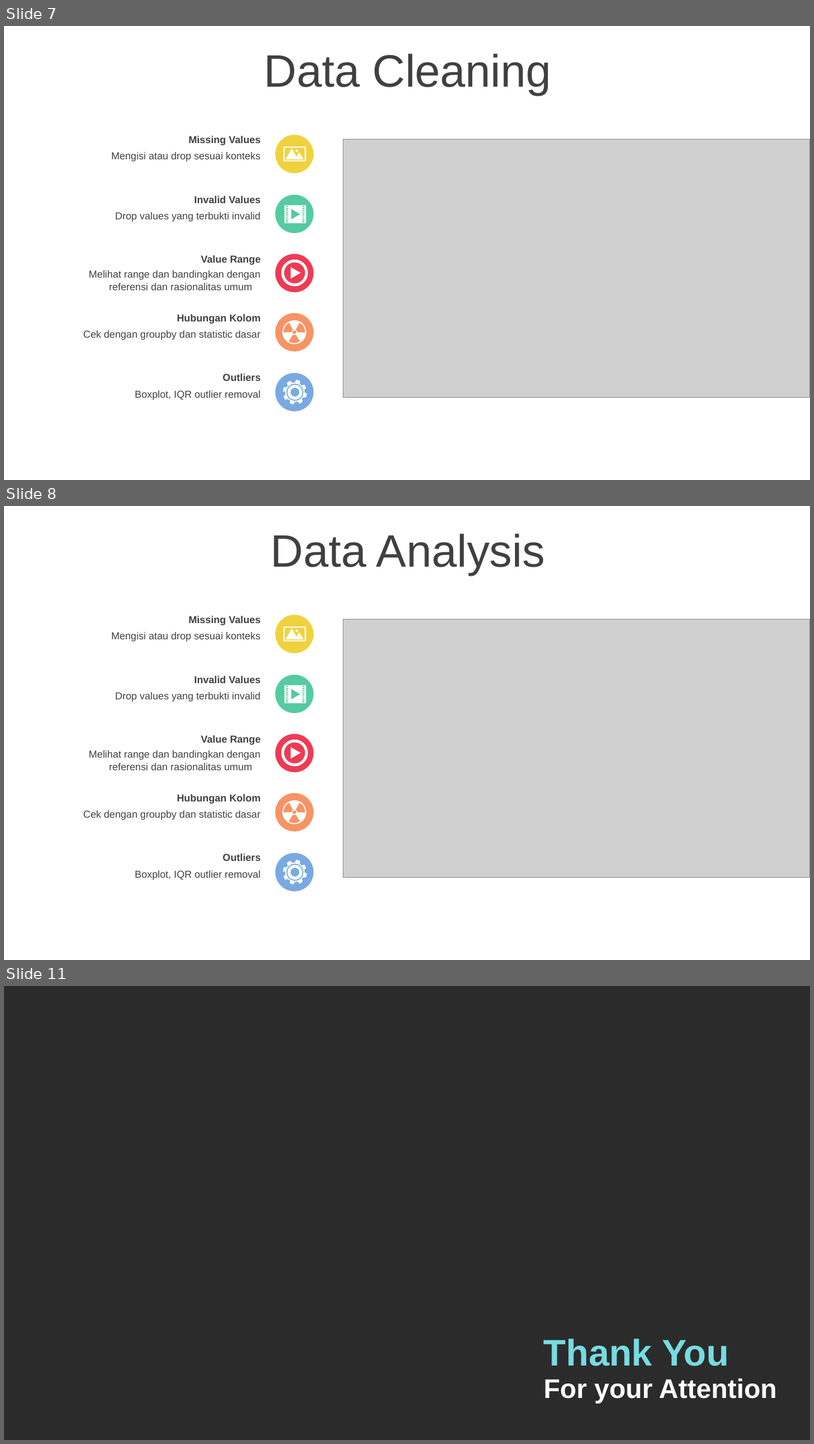
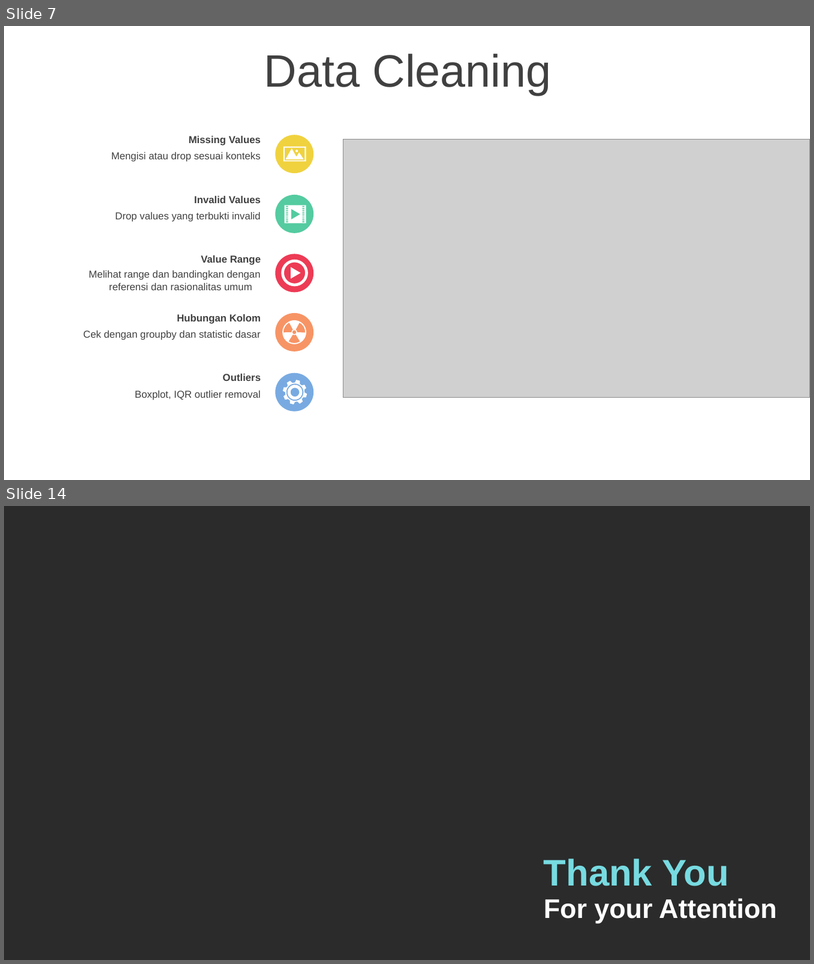
Before and after one commit to robbenrba/capstoneModule2, a slide deck: capstoneModule2_RobertoBenedict.pptx. Shown one above the other, each under a label of ours: slides 7, 8 and 11 before the commit, slides 7 and 14 after it; the slides between them are not shown. The pictures are 814x1444 and 814x964 pixels, drawn with LibreOffice and Linux fonts; fonts in the diff are those of the drawing; grey boxes stand for pictures; background and template pictures are left out; a plain dark background stands for a picture behind light text. Boxes give left, top, right and bottom in pixels: in the first picture for what was removed or moved away, otherwise in the second. Text is boxed around its words. In the diff, an @@ line names an element or a change of style, - is before the commit and + after.

```diff
--- a/capstoneModule2_RobertoBenedict.pptx
+++ b/capstoneModule2_RobertoBenedict.pptx
@@ slide 8 removed at <box>4,506,810,960</box>, background #FFFFFF @@
@@ text removed at <box>271,534,545,575</box> @@
-Data Analysis
@@ text removed at <box>189,616,261,625</box> @@
-Missing Values
@@ ellipse removed at <box>276,615,314,653</box> @@
@@ freeform shape removed at <box>284,627,306,642</box> @@
@@ picture removed at <box>344,619,810,877</box> @@
@@ text removed at <box>111,632,261,642</box> @@
-Mengisi atau drop sesuai konteks
@@ text removed at <box>194,676,261,683</box> @@
-Invalid Values
@@ ellipse removed at <box>276,675,314,713</box> @@
@@ freeform shape removed at <box>285,685,306,703</box> @@
@@ text removed at <box>115,692,261,702</box> @@
-Drop values yang terbukti invalid
@@ text removed at <box>201,735,261,745</box> @@
-Value Range
@@ ellipse removed at <box>276,733,314,772</box> @@
@@ freeform shape removed at <box>282,739,308,766</box> @@
@@ text removed at <box>89,750,261,770</box> @@
-Melihat range dan bandingkan dengan referensi dan rasionalitas umum
@@ ellipse removed at <box>276,793,314,831</box> @@
@@ text removed at <box>83,810,261,820</box> @@
-Cek dengan groupby dan statistic dasar
@@ text removed at <box>177,794,261,804</box> @@
-Hubungan Kolom
@@ freeform shape removed at <box>283,800,307,824</box> @@
@@ text removed at <box>223,853,261,861</box> @@
-Outliers
@@ ellipse removed at <box>276,853,314,891</box> @@
@@ freeform shape removed at <box>283,860,307,885</box> @@
@@ text removed at <box>135,870,261,880</box> @@
-Boxplot, IQR outlier removal
@@ what was slide 11 is now slide 14 @@
```
Also in this commit, not shown: 2 slides changed, 4 slides added.
